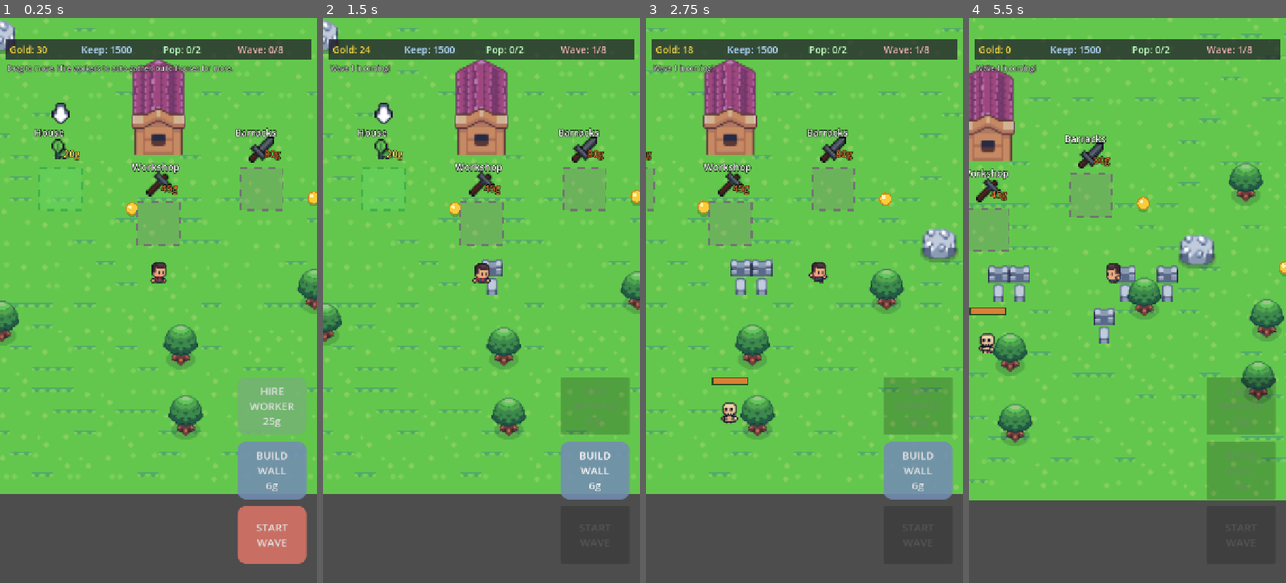
Above: before the commit, frames 1-4 (left to right).
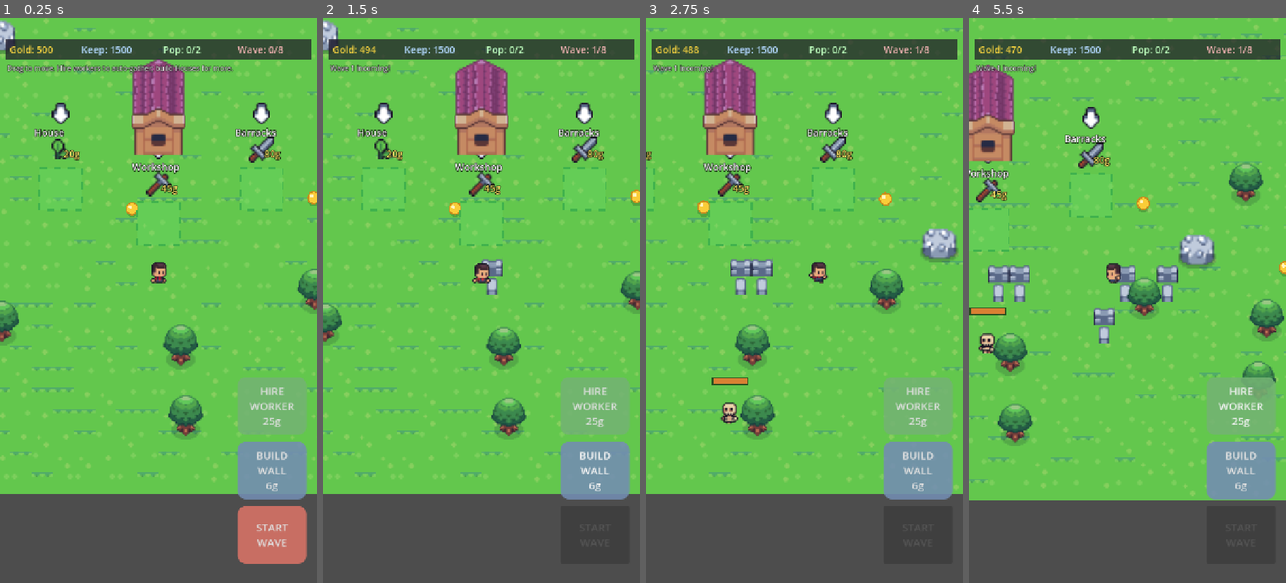
Above: after the commit, the same moments.

Repository: tembugi/town-defender
Game: Godot game, scene res://Main.tscn
Two runs of this game, one before a commit and one after it. Both use one fixed random seed, a clock stepped at 60 frames per second and the inputs below.
Inputs (mouse positions are in pixels of both pictures, inside the frame that each line leads up to):
- Up to frame 1 (0.25 s): no input
- Up to frame 2 (1.5 s): click "START WAVE" at 0.5 s; click "BUILD WALL 6g" at 1.25 s
- Up to frame 3 (2.75 s): tap Enter at 2 s; move the mouse to (874, 272) at 2.02 s; hold D from 2.03 s (still down); tap F at 2.1 s; click (874, 272) at 2.17 s; tap Space at 2.27 s
- Up to frame 4 (5.5 s): release D at 2.75 s; drag from (1064, 328) to (1111, 413) at 2.77 s; move the mouse to (1159, 176) at 3.52 s; hold D 3.53-4.25 s; tap F at 3.6, 5.1 s; drag from (1111, 413) to (1032, 215) at 4.27 s; move the mouse to (1222, 385) at 5.02 s; hold A from 5.03 s (still down); tap Space at 5.27 s

The runs differ from the first frame. In frame 1, 2.6% of the frame differs, in the area x 11-90%, y 5-41%; in frame 2, 4.8%; in frame 3, 5.1%; in frame 4, 7.0%, in the area x 0-97%, y 5-86%.

Commit message:
Start with 500 gold for testing
Co-Authored-By: Claude Sonnet 4.6 <noreply@anthropic.com>

Diff:
--- a/scripts/Game.gd
+++ b/scripts/Game.gd
@@ -65,7 +65,7 @@
 
 var coins: Array[Coin] = []
 var coin_value := 2
-var gold := 30   # enough to build the first House right away
+var gold := 500  # generous start for testing
 var coin_spawn_timer := 0.0
 
 var pads: Array[BuildPad] = []
